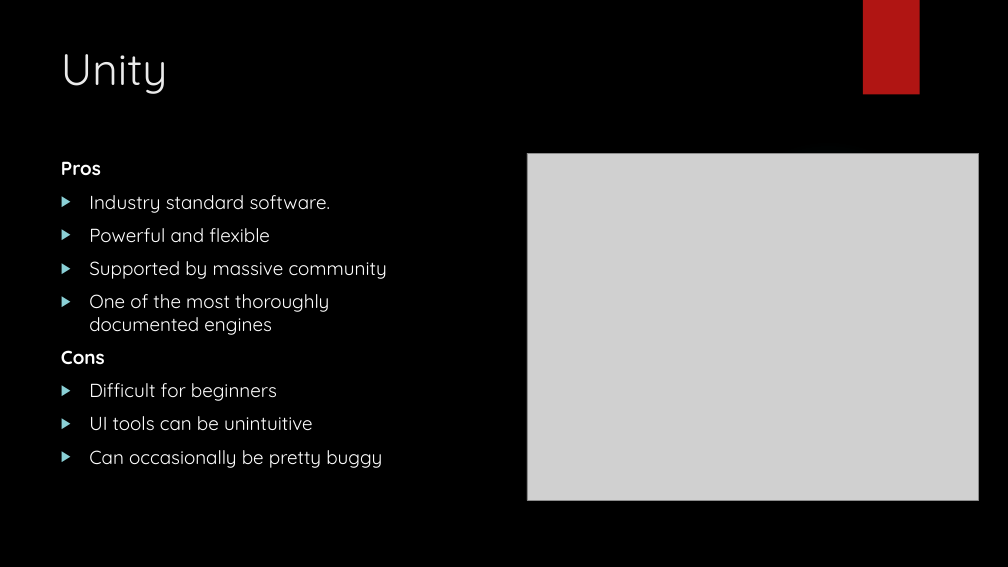
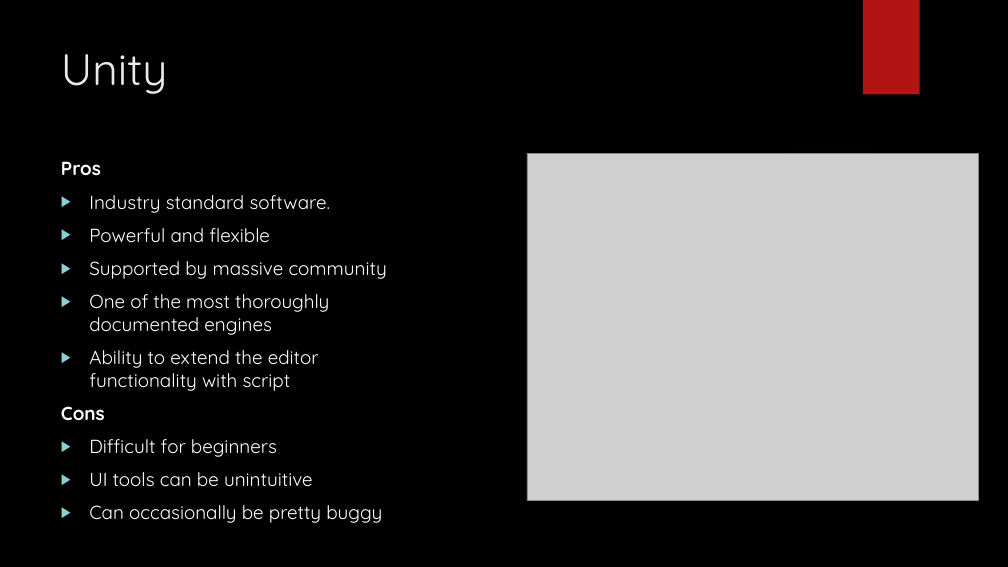
Before and after one commit to AllenOliver/How-to-Make-Games-at-Home-for-Cheap, a slide deck: slide 7 of How to Make Games at Home for Cheap.pptx. Drawn at 1008x567 pixels with LibreOffice and Linux fonts; fonts in the diff are those of the drawing; grey boxes stand for pictures; background and template pictures are left out. Boxes give left, top, right and bottom in pixels: in the first picture for what was removed or moved away, otherwise in the second. Text is boxed around its words. In the diff, an @@ line names an element or a change of style, - is before the commit and + after.

```diff
--- a/How to Make Games at Home for Cheap.pptx
+++ b/How to Make Games at Home for Cheap.pptx
@@ text at [89, 350, 319, 391]: paragraph added @@
+▶ Ability to extend the editor functionality with script
```
Also in this commit, not shown: 3 other slides changed, 1 slide added.
